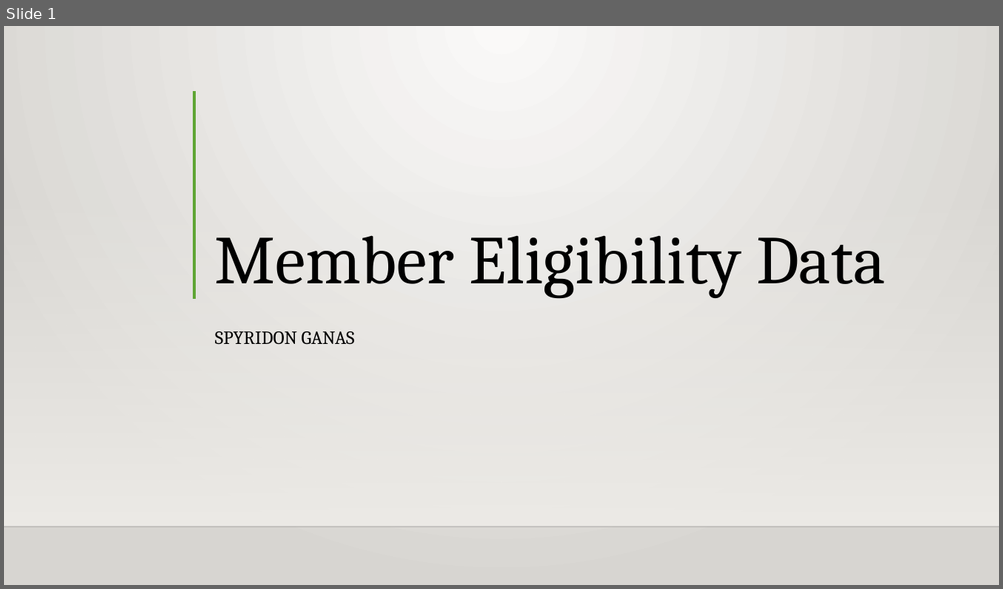
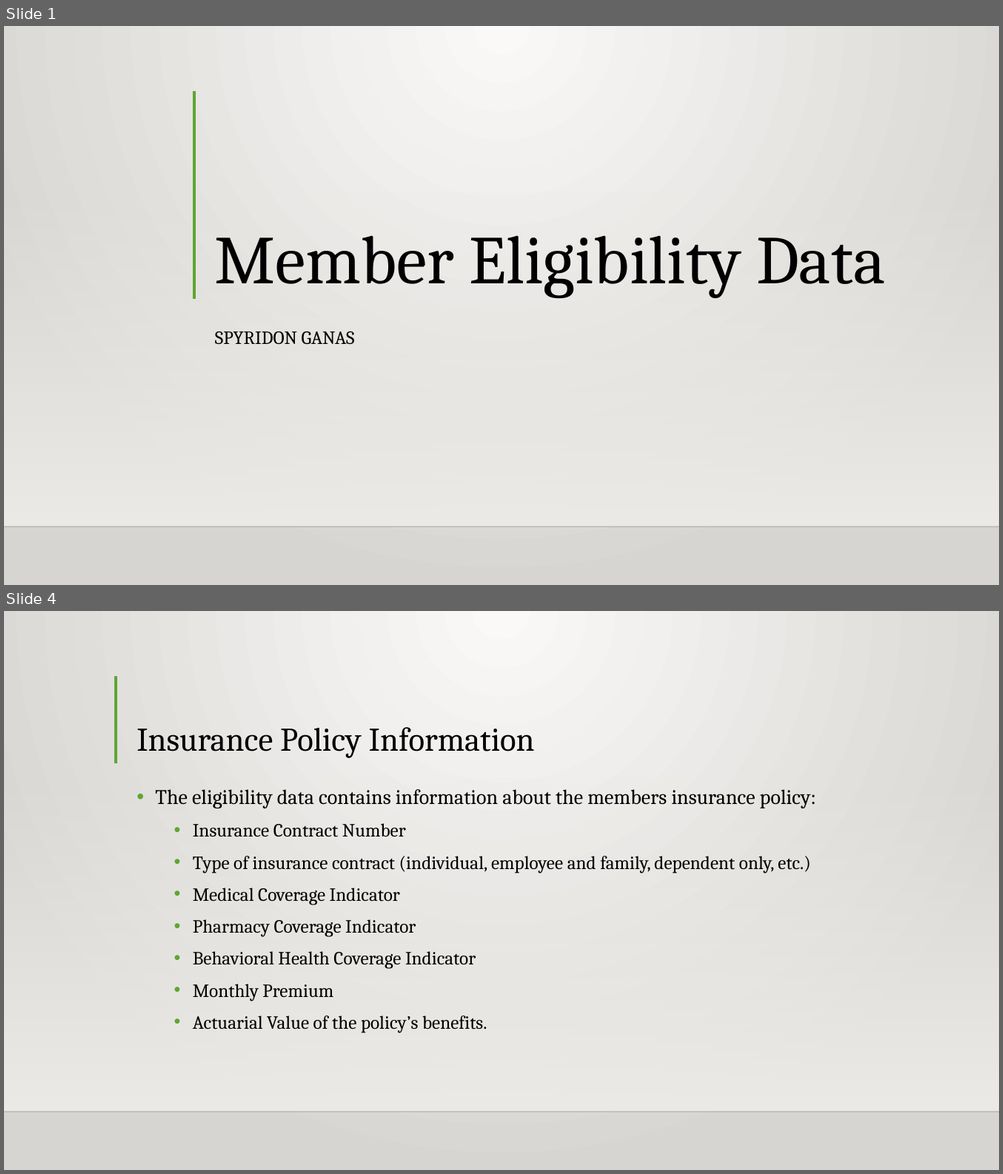
Before and after one commit to Intro-to-APCD/Intro-to-APCD.github.io, a slide deck: PowerPoints/Phase 2 - Overview/004 An Overview of Member Eligibility Data.pptx. Shown one above the other, each under a label of ours: slide 1 before the commit, slides 1 and 4 after it; the slides between them are not shown. The pictures are 1003x589 and 1003x1174 pixels, drawn with LibreOffice and Linux fonts; fonts in the diff are those of the drawing; background and template pictures are left out. Boxes give left, top, right and bottom in pixels: in the first picture for what was removed or moved away, otherwise in the second. Text is boxed around its words. In the diff, an @@ line names an element or a change of style, - is before the commit and + after.

Commit message:
completed the member eligibility powerpoint

```diff
--- a/PowerPoints/Phase 2 - Overview/004 An Overview of Member Eligibility Data.pptx
+++ b/PowerPoints/Phase 2 - Overview/004 An Overview of Member Eligibility Data.pptx
@@ slide 4 added at [4, 611, 999, 1170], background gradient #FAFAF9 to #D7D5D2; not listed: 2 template elements that a slide beside it also shows @@
@@ line added from (116, 676) to (116, 763), #5FA534 3 pt @@
@@ title added at [136, 727, 535, 758], 32 pt, text #000000 @@
+Insurance Policy Information
@@ text added at [155, 789, 816, 1034], 18 pt, text #000000 @@
+• The eligibility data contains information about the members insurance policy:
+  • Insurance Contract Number
+  • Type of insurance contract (individual, employee and family, dependent only, etc.)
+  • Medical Coverage Indicator
+  • Pharmacy Coverage Indicator
+  • Behavioral Health Coverage Indicator
+  • Monthly Premium
+  • Actuarial Value of the policy’s benefits.
```
Also in this commit, not shown: 4 other slides added, 4 slides removed, 3 other files.
